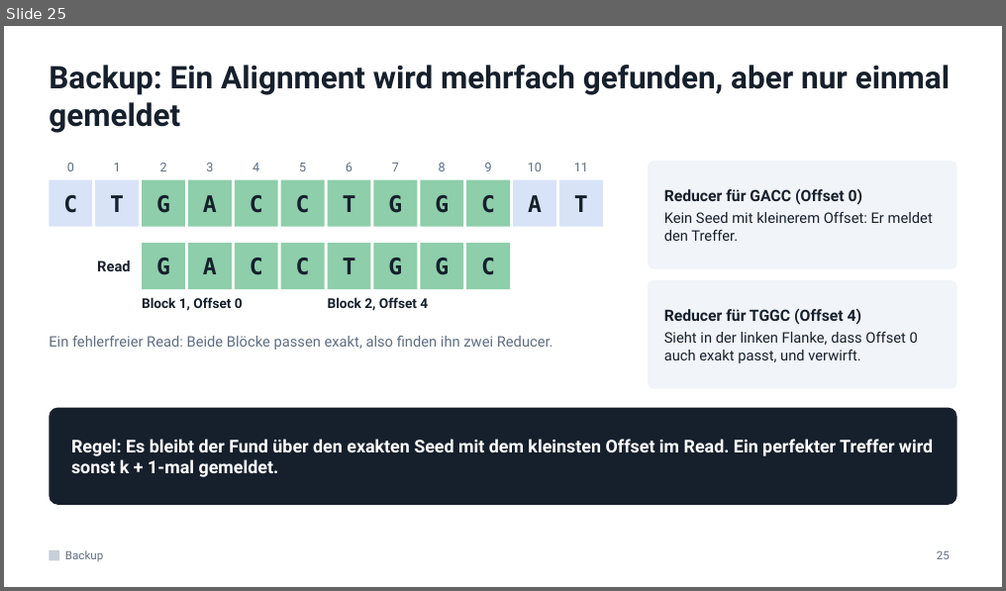
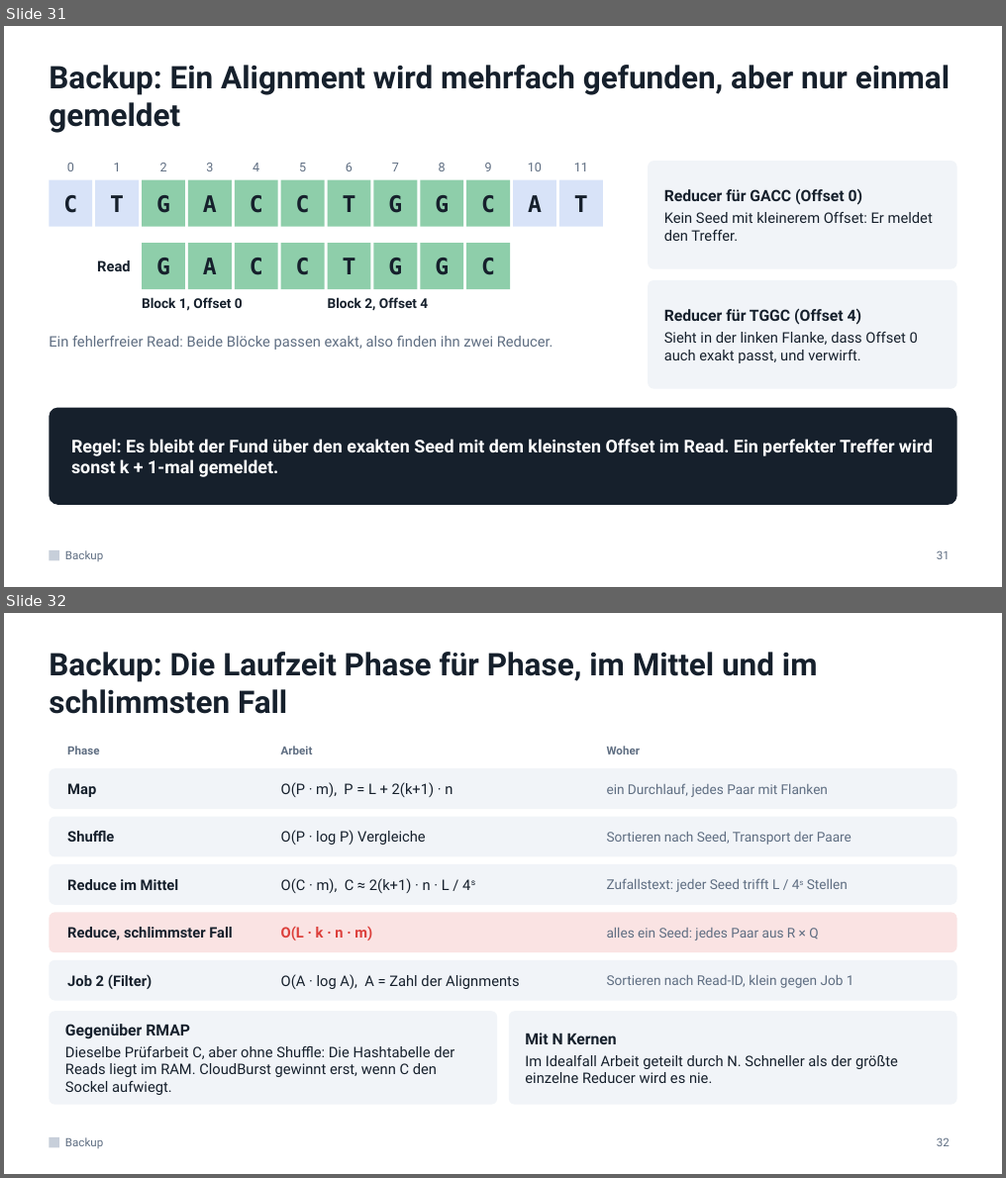
Before and after one commit to mawehl/BigData, a slide deck: CloudBurst_Vortrag.pptx. Shown one above the other, each under a label of ours: slide 25 before the commit, slides 31 and 32 after it. The pictures are 1006x591 and 1006x1178 pixels, drawn with LibreOffice and Linux fonts; fonts in the diff are those of the drawing. Boxes give left, top, right and bottom in pixels: in the first picture for what was removed or moved away, otherwise in the second. Text is boxed around its words. In the diff, an @@ line names an element or a change of style, - is before the commit and + after.

```diff
--- a/CloudBurst_Vortrag.pptx
+++ b/CloudBurst_Vortrag.pptx
@@ slide 32 added at bbox=[4, 613, 1002, 1174], background #FFFFFF; not listed: 2 template elements that a slide beside it also shows @@
@@ title added at bbox=[49, 652, 818, 714], 30 pt, text #16202C, bold @@
+Backup: Die Laufzeit Phase für Phase, im Mittel und im schlimmsten Fall
@@ text added at bbox=[67, 746, 99, 755], 11 pt, text #5F6E82, bold @@
+Phase
@@ text added at bbox=[281, 746, 313, 755], 11 pt, text #5F6E82, bold @@
+Arbeit
@@ text added at bbox=[607, 746, 640, 755], 11 pt, text #5F6E82, bold @@
+Woher
@@ rounded rectangle added at bbox=[49, 768, 957, 809], fill #F1F4F8 @@
@@ text added at bbox=[67, 783, 96, 797], 14 pt, text #16202C, bold @@
+Map
@@ text added at bbox=[281, 782, 452, 797], 14 pt, text #16202C @@
+O(P · m), P = L + 2(k+1) · n
@@ text added at bbox=[607, 783, 828, 797], 13 pt, text #5F6E82 @@
+ein Durchlauf, jedes Paar mit Flanken
@@ rounded rectangle added at bbox=[49, 817, 957, 858], fill #F1F4F8 @@
@@ text added at bbox=[67, 831, 114, 842], 14 pt, text #16202C, bold @@
+Shuffle
@@ text added at bbox=[281, 830, 426, 845], 14 pt, text #16202C @@
+O(P · log P) Vergleiche
@@ text added at bbox=[607, 832, 851, 845], 13 pt, text #5F6E82 @@
+Sortieren nach Seed, Transport der Paare
@@ rounded rectangle added at bbox=[49, 864, 957, 905], fill #F1F4F8 @@
@@ text added at bbox=[67, 879, 179, 890], 14 pt, text #16202C, bold @@
+Reduce im Mittel
@@ text added at bbox=[281, 878, 450, 893], 14 pt, text #16202C @@
+O(C · m), C ≈ 2(k+1) · n · L / 4s
@@ text added at bbox=[607, 878, 847, 892], 13 pt, text #5F6E82 @@
+Zufallstext: jeder Seed trifft L / 4s Stellen
@@ rounded rectangle added at bbox=[49, 912, 957, 953], fill #DC3F3B at 14% opacity @@
@@ text added at bbox=[67, 927, 233, 941], 14 pt, text #16202C, bold @@
+Reduce, schlimmster Fall
@@ text added at bbox=[281, 927, 372, 941], 14 pt, text #DC3F3B, bold @@
+O(L · k · n · m)
@@ text added at bbox=[607, 928, 818, 941], 13 pt, text #5F6E82 @@
+alles ein Seed: jedes Paar aus R × Q
@@ rounded rectangle added at bbox=[49, 960, 957, 1001], fill #F1F4F8 @@
@@ text added at bbox=[67, 974, 152, 989], 14 pt, text #16202C, bold @@
+Job 2 (Filter)
@@ text added at bbox=[281, 974, 519, 989], 14 pt, text #16202C @@
+O(A · log A), A = Zahl der Alignments
@@ text added at bbox=[607, 975, 854, 988], 13 pt, text #5F6E82 @@
+Sortieren nach Read-ID, klein gegen Job 1
@@ rounded rectangle added at bbox=[49, 1011, 497, 1105], fill #F1F4F8 @@
@@ text added at bbox=[65, 1024, 454, 1095], 14 pt, text #16202C @@
+Gegenüber RMAP
+Dieselbe Prüfarbeit C, aber ohne Shuffle: Die Hashtabelle der Reads liegt im RAM. CloudBurst gewinnt erst, wenn C den Sockel aufwiegt.
@@ rounded rectangle added at bbox=[509, 1011, 957, 1105], fill #F1F4F8 @@
@@ text added at bbox=[525, 1033, 898, 1083], 14 pt, text #16202C @@
+Mit N Kernen
+Im Idealfall Arbeit geteilt durch N. Schneller als der größte einzelne Reducer wird es nie.
@@ page number added at bbox=[937, 1138, 949, 1147], 11 pt, text #5F6E82 @@
+32
@@ what was slide 25 is now slide 31 @@
@@ page number at bbox=[937, 551, 949, 560]: text changed @@
-25
+31
```
Also in this commit, not shown: 8 slides changed, 7 other slides added, 1 slide removed, 1 other file.
